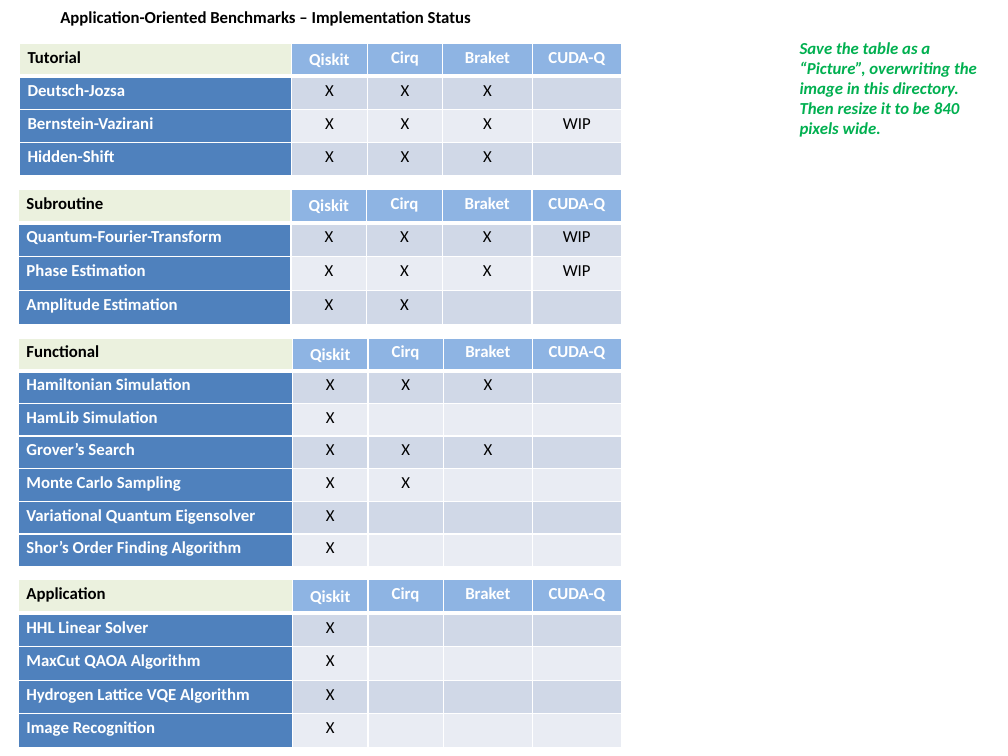
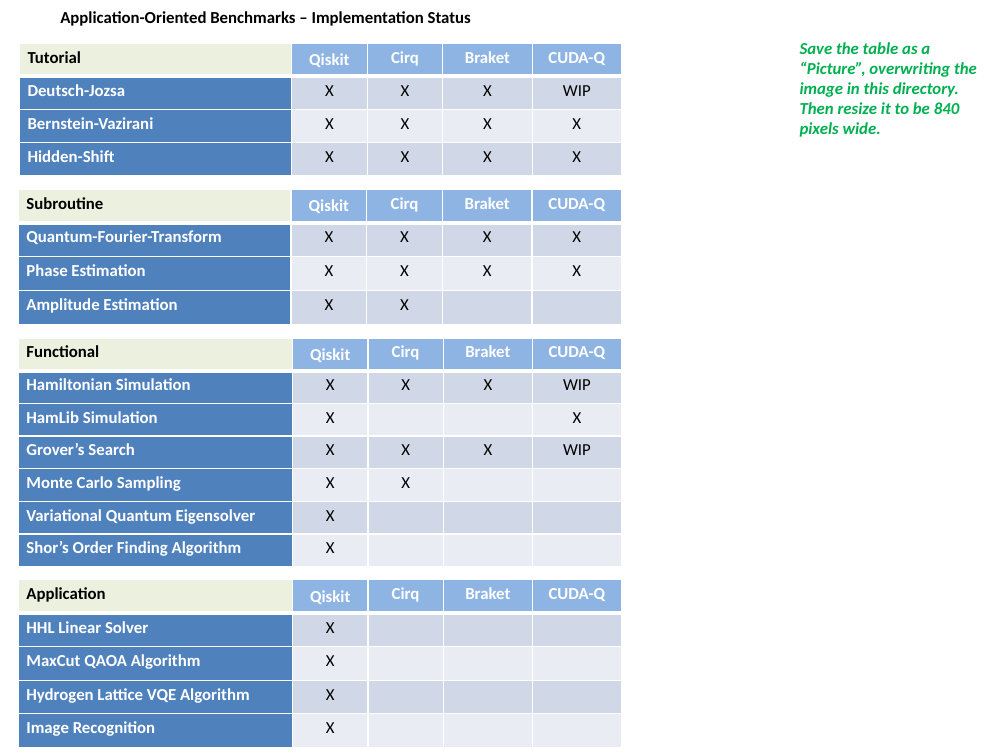
Before and after one commit to SRI-International/QC-App-Oriented-Benchmarks, a slide deck: slide 7 of _doc/images/benchmark_modules.pptx. Drawn at 1008x756 pixels with LibreOffice and Linux fonts; fonts in the diff are those of the drawing. Boxes give left, top, right and bottom in pixels: in the first picture for what was removed or moved away, otherwise in the second. Text is boxed around its words. In the diff, an @@ line names an element or a change of style, - is before the commit and + after.

```diff
--- a/_doc/images/benchmark_modules.pptx
+++ b/_doc/images/benchmark_modules.pptx
@@ table at (19, 43, 622, 176) @@
-row 2, column 5: 
+row 2, column 5: WIP
-row 3, column 5: WIP
+row 3, column 5: X
-row 4, column 5: 
+row 4, column 5: X
@@ table at (18, 190, 622, 326) @@
-row 2, column 5: WIP
+row 2, column 5: X
-row 3, column 5: WIP
+row 3, column 5: X
@@ table at (18, 338, 621, 566) @@
-row 2, column 5: 
+row 2, column 5: WIP
-row 3, column 5: 
+row 3, column 5: X
-row 4, column 5: 
+row 4, column 5: WIP
```
Also in this commit, not shown: 1 other file.
